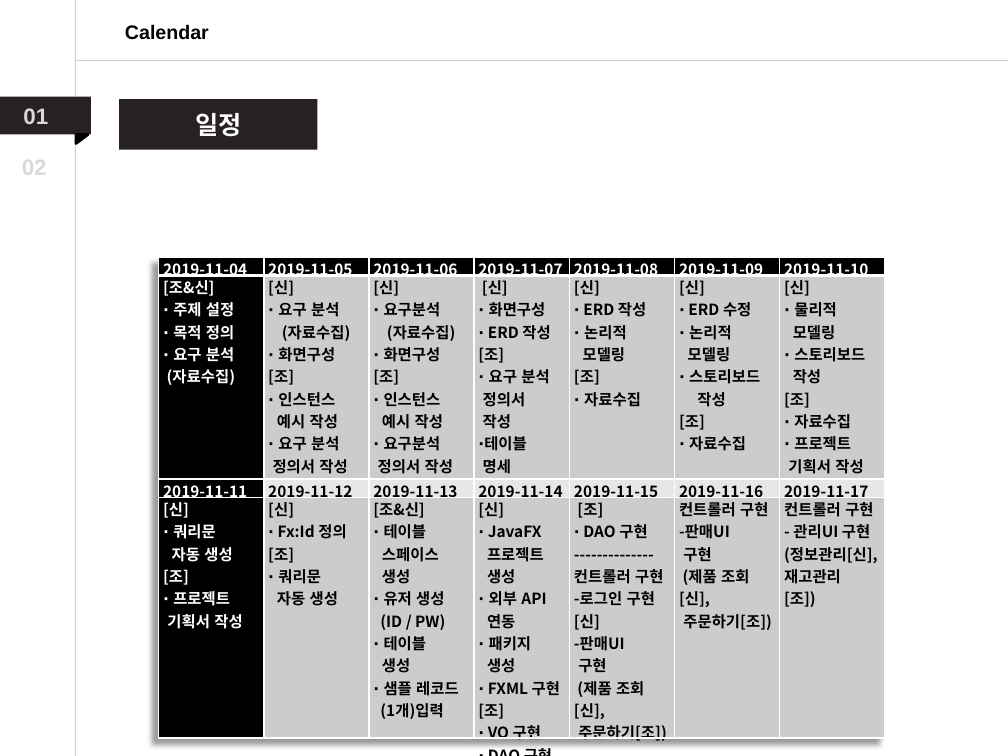
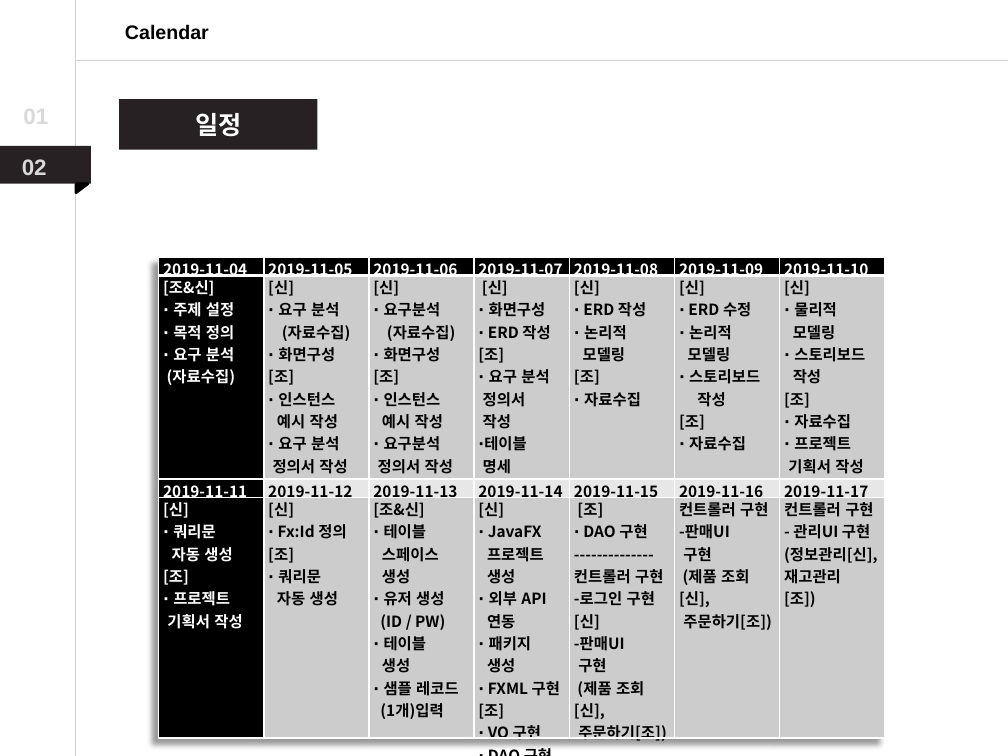
Before and after one commit to Dong-Jun-Shin/COMP_project, a slide deck: slide 13 of ReadMe/COMP_Project_ppt.pptx (slide 12 before the commit). Drawn at 1008x756 pixels with LibreOffice and Linux fonts; fonts in the diff are those of the drawing. Boxes give left, top, right and bottom in pixels: in the first picture for what was removed or moved away, otherwise in the second. Text is boxed around its words. In the diff, an @@ line names an element or a change of style, - is before the commit and + after.

```diff
--- a/ReadMe/COMP_Project_ppt.pptx
+++ b/ReadMe/COMP_Project_ppt.pptx
@@ rectangle: place and size @@
-rectangle at [0,97,91,135]
+rectangle at [0,146,91,184]
@@ right triangle: place and size @@
-right triangle at [76,135,88,144]
+right triangle at [76,184,88,193]
```
Also in this commit, not shown: 8 other slides changed, 1 slide added, 3 other files.
